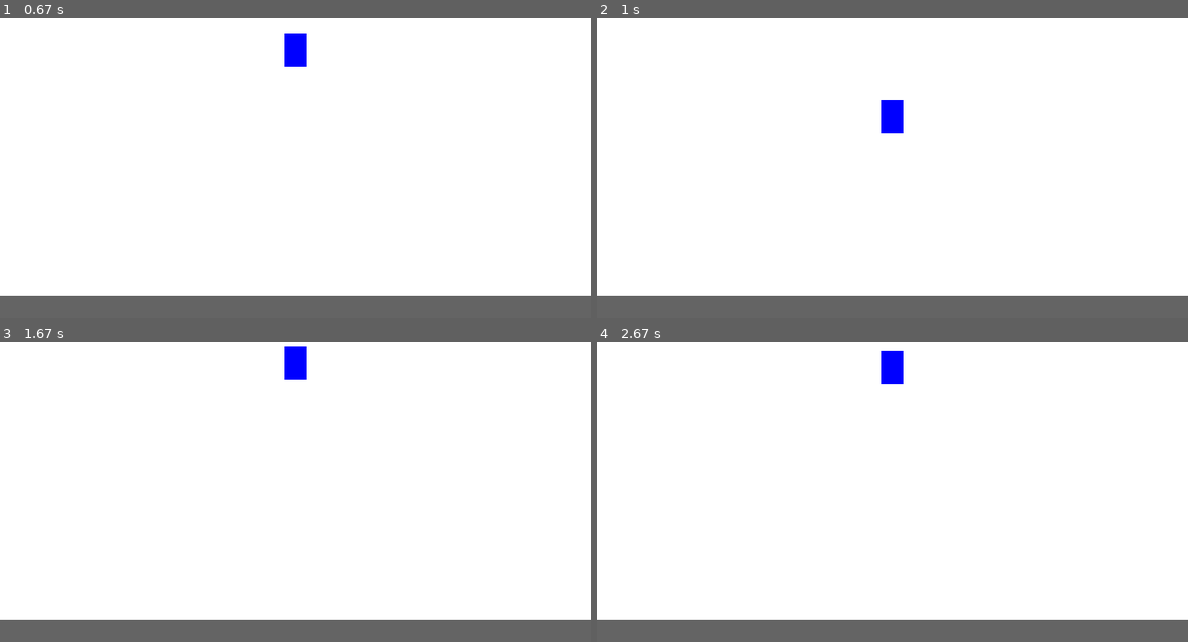
Above: before the commit, frames 1-4 (two rows, left to right).
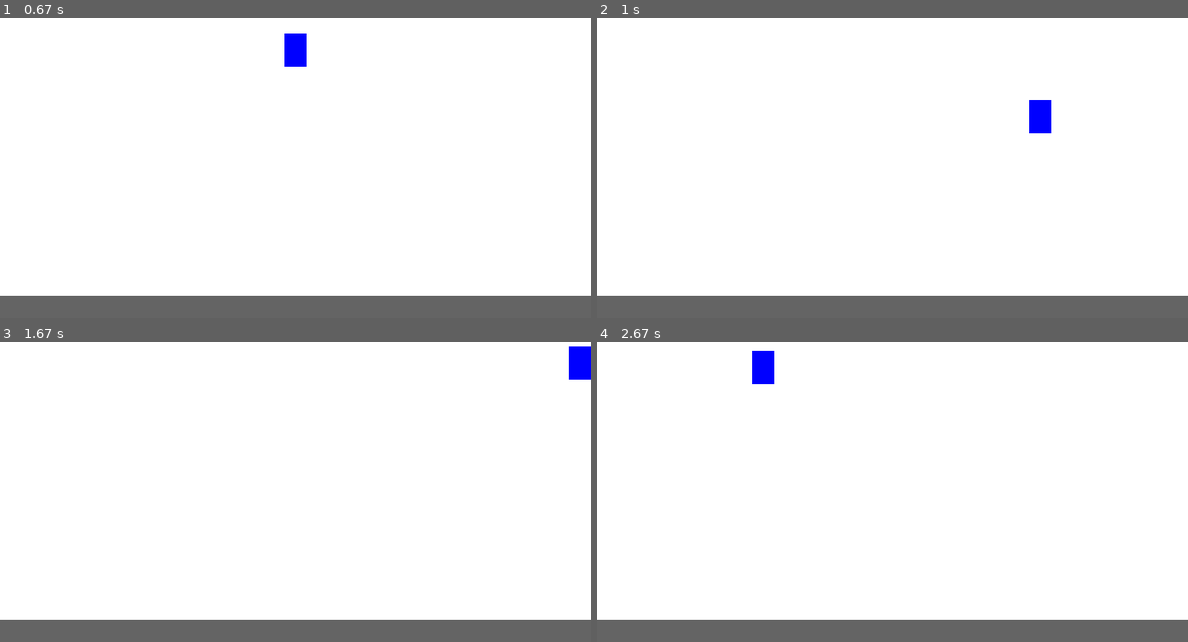
Above: after the commit, the same moments.

Repository: skylinetmk/MyPyGame
Game: pygame game, started from my_learning_scripts/rect_class.py
The game is run twice, just before and just after one commit, with the same random seed, the same clock (stepped at 60 frames per second) and the same inputs.
Inputs:
- Up to frame 1 (0.67 s): tap Space at 0.33 s
- Up to frame 2 (1 s): hold Right from 0.67 s (still down); tap Space at 0.73 s
- Up to frame 3 (1.67 s): tap Space at 1.03, 1.23, 1.53 s; release Right at 1.13 s; hold Right 1.17-1.63 s
- Up to frame 4 (2.67 s): hold Left 1.67-2.2 s; tap Space at 1.73, 2.03, 2.3, 2.6 s; hold Left 2.23-2.63 s

Frame 1 is identical in both runs. In frame 2, 0.8% of the frame differs, in the area x 48-77%, y 27-39%; in frame 3, 0.8%; in frame 4, 0.8%.

Commit message:
Переместили файлы обучения в одну папку. Далее персонажу сделали управления движением стрелочками вправо-влево. В прыжке он тоже меняет положение (на переменную hero_go_speed). Переписал управление на pygame.key.get_pressed(). Добавил комментариев.

Diff:
--- a/rect_class.py
+++ b/my_learning_scripts/rect_class.py
@@ -27,7 +27,7 @@
 
 jump_force = 25     # сила прыжка
 move = jump_force+1
-
+hero_go_speed = 10 # скорость движения персонажа
 
 #создаем землю
 ground_width = SC_Width
@@ -43,16 +43,31 @@
 my_hero_rect = my_hero.get_rect(centerx=SC_Width // 2) # устанавливаем центр персонажа по X в центре экрана
 my_hero_rect.bottom = ground_rect.y #устанавливаем нижнюю часть героя по верху земли
 
+
+
 while True:
+    #обрабатываем выход из игры
     for event in pygame.event.get():
         if event.type == pygame.QUIT:
             exit()
-        elif event.type == pygame.KEYDOWN:
-            # если нажат пробел и герой стоит на уровне земли- то прыжок
-            if event.key == pygame.K_SPACE and ground_rect.y == my_hero_rect.bottom:
-                move = -jump_force # устанавливаем переменную прыжка в начальное состояние, начинаем с минуса
-
-    if move <= jump_force: # пока не достигнем положительного значения move
+    ''''обрабатываем нажатие клавиш стрелок - движение персонажа
+    если уперлись в границы экрана, то дальше не жвигаемся'''
+    keys = pygame.key.get_pressed()
+    if keys[pygame.K_LEFT]:
+        my_hero_rect.x -= hero_go_speed
+        #уперлись в левую границу экрана
+        if my_hero_rect.x < 0:
+            my_hero_rect.x = 0
+    elif keys[pygame.K_RIGHT]:
+        my_hero_rect.x += hero_go_speed
+        # уперлись в левую границу экрана
+        if my_hero_rect.x > SC_Width - my_hero_rect.width:
+            my_hero_rect.x = SC_Width - my_hero_rect.width
+    # если нажат пробел и герой стоит на уровне земли- то прыжок
+    if keys[pygame.K_SPACE] and ground_rect.y == my_hero_rect.bottom:
+        move = -jump_force # устанавливаем переменную прыжка в начальное состояние, начинаем с минуса
+    #обрабатываем прыжок
+    if move <= jump_force: # пока не достигнем положительного значения move совершаем прыжок, причем сначала bootom героя увеличивается, затем уменьшается
         if my_hero_rect.bottom + move < ground_rect.y:
             # скорость прыжка регулируется изменением bottom персонажа
             my_hero_rect.bottom += move # сначала скорость вверх большая, поскольку была с минусом
Renamed: my_icon.png -> my_learning_scripts/my_icon.png
Renamed: surface_and_action.py -> my_learning_scripts/surface_and_action.py
